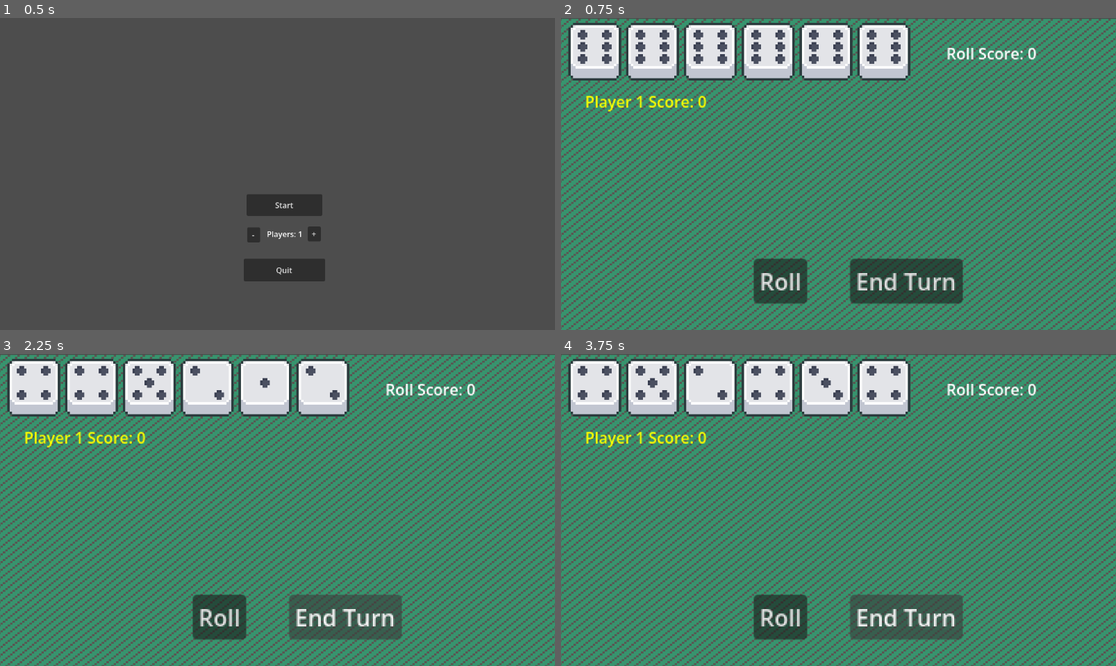
Above: before the commit, frames 1-4 (two rows, left to right).
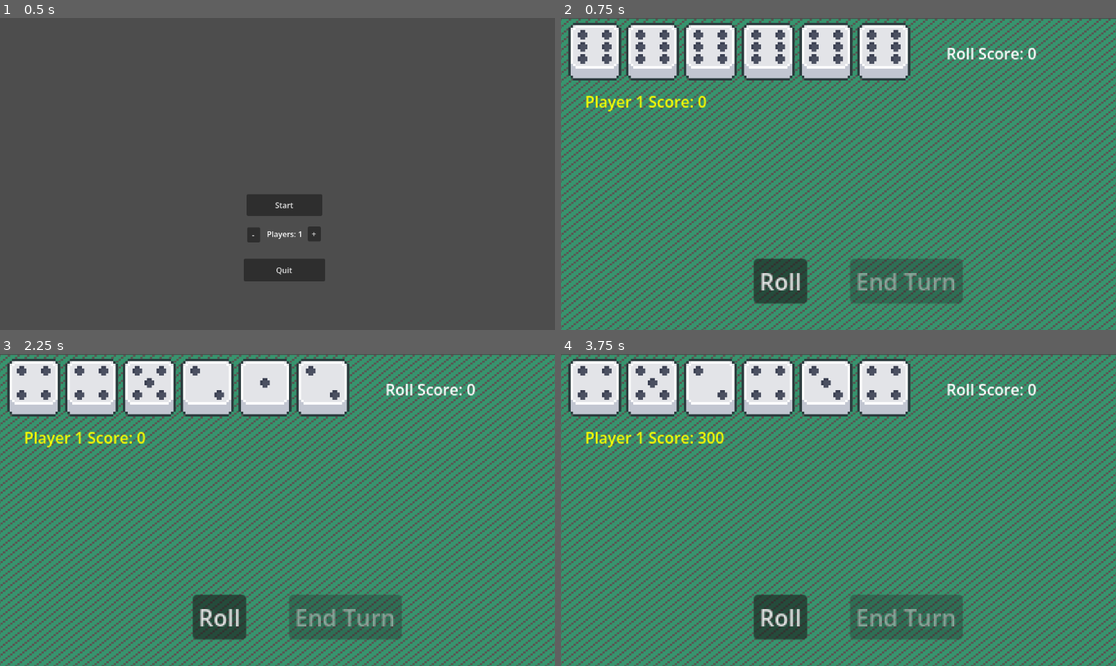
Above: after the commit, the same moments.

Repository: alanmiller41/Chicken-Dice
Game: Godot game, scene res://main_menu.tscn
The game is run twice, just before and just after one commit, with the same random seed, the same clock (stepped at 60 frames per second) and the same inputs.
Inputs:
- Up to frame 1 (0.5 s): no input
- Up to frame 2 (0.75 s): click "Start" at 0.5 s
- Up to frame 3 (2.25 s): click "Roll" at 1.25 s; click "End Turn" at 2 s
- Up to frame 4 (3.75 s): click "Roll" at 2.75 s; click "End Turn" at 3.5 s

Frame 1 is identical in both runs. In frame 2, 2.3% of the frame differs, in the area x 52-73%, y 77-92%; in frame 3, 0.4%; in frame 4, 0.5%.

Commit message:
Fixed bugs, local multiplayer largely working

Diff:
--- a/Player.gd
+++ b/Player.gd
@@ -216,7 +216,8 @@
 
 func _on_roll_button_pressed():
 	# TODO unhold any dice that aren't a part of the score
-	turn_value += determine_roll_value(held_dice)
+	# turn_value += determine_roll_value(held_dice)
+	turn_value += roll_value
 	toggle_roll_button.emit(false)
 	held_dice = []
 
--- a/level.tscn
+++ b/level.tscn
@@ -1,15 +1,15 @@
-[gd_scene load_steps=6 format=3 uid="uid://cxv5mu74wwy83"]
+[gd_scene format=3 uid="uid://cxv5mu74wwy83"]
 
 [ext_resource type="Texture2D" uid="uid://bmhaxa3mc2nvo" path="res://Sprites/dice_background.png" id="1_2fvvi"]
-[ext_resource type="Script" path="res://level.gd" id="1_il1h7"]
+[ext_resource type="Script" uid="uid://xf6mbaduby88" path="res://level.gd" id="1_il1h7"]
 [ext_resource type="PackedScene" uid="uid://bxho6ml6rk0ij" path="res://dice.tscn" id="2_a751q"]
 [ext_resource type="PackedScene" uid="uid://caixqdfj4laq4" path="res://ui.tscn" id="3_dh5fm"]
-[ext_resource type="Script" path="res://PlayerManager.gd" id="5_uqf6y"]
+[ext_resource type="Script" uid="uid://bleag615ls6x5" path="res://PlayerManager.gd" id="5_uqf6y"]
 
-[node name="Level" type="Node2D"]
+[node name="Level" type="Node2D" unique_id=886719251]
 script = ExtResource("1_il1h7")
 
-[node name="Sprite2D" type="Sprite2D" parent="."]
+[node name="Sprite2D" type="Sprite2D" parent="." unique_id=1980724210]
 texture_repeat = 2
 position = Vector2(576, 326)
 scale = Vector2(5, 4)
@@ -17,11 +17,11 @@
 region_enabled = true
 region_rect = Rect2(0, 0, 238, 162)
 
-[node name="Dice" parent="." instance=ExtResource("2_a751q")]
+[node name="Dice" parent="." unique_id=640177540 instance=ExtResource("2_a751q")]
 
-[node name="UI" parent="." instance=ExtResource("3_dh5fm")]
+[node name="UI" parent="." unique_id=1845793517 instance=ExtResource("3_dh5fm")]
 
-[node name="PlayerManager" type="Node" parent="."]
+[node name="PlayerManager" type="Node" parent="." unique_id=802544231]
 script = ExtResource("5_uqf6y")
 
 [connection signal="on_end_turn_button_pressed" from="UI" to="Dice" method="_on_end_turn_button_pressed"]
--- a/ui.gd
+++ b/ui.gd
@@ -44,6 +44,7 @@
 	pass
 
 func _on_roll_button_pressed():
+	end_turn_button.disabled = false
 	on_roll_button_pressed.emit()
 
 func _on_end_turn_button_pressed():
@@ -68,6 +69,7 @@
 
 func on_start_player_turn(player):
 	total_score_labels[player-1].add_theme_color_override("font_color", Color("fcff00"))
+	end_turn_button.disabled = true
 
 func on_end_player_turn(player):
 	total_score_labels[player-1].add_theme_color_override("font_color", Color("ffff"))
--- a/ui.tscn
+++ b/ui.tscn
@@ -1,8 +1,8 @@
-[gd_scene load_steps=2 format=3 uid="uid://caixqdfj4laq4"]
+[gd_scene format=3 uid="uid://caixqdfj4laq4"]
 
-[ext_resource type="Script" path="res://ui.gd" id="1_666nc"]
+[ext_resource type="Script" uid="uid://4dqo2q4x4pj5" path="res://ui.gd" id="1_666nc"]
 
-[node name="UI" type="Control"]
+[node name="UI" type="Control" unique_id=1839394527]
 layout_mode = 3
 anchors_preset = 15
 anchor_right = 1.0
@@ -11,30 +11,30 @@
 grow_vertical = 2
 script = ExtResource("1_666nc")
 
-[node name="RollButton" type="Button" parent="."]
+[node name="RollButton" type="Button" parent="." unique_id=890783950]
 layout_mode = 0
 offset_right = 8.0
 offset_bottom = 8.0
 text = "Roll"
 
-[node name="EndTurnButton" type="Button" parent="."]
+[node name="EndTurnButton" type="Button" parent="." unique_id=756733410]
 layout_mode = 0
 offset_right = 8.0
 offset_bottom = 8.0
 text = "End Turn"
 
-[node name="TurnScore" type="Label" parent="."]
+[node name="TurnScore" type="Label" parent="." unique_id=802121565]
 layout_mode = 0
 offset_right = 40.0
 offset_bottom = 23.0
 text = "Roll Score:"
 
-[node name="MessageBox" type="Label" parent="."]
+[node name="MessageBox" type="Label" parent="." unique_id=1415791054]
 layout_mode = 0
 offset_right = 40.0
 offset_bottom = 23.0
 
-[node name="MessageTimer" type="Timer" parent="MessageBox"]
+[node name="MessageTimer" type="Timer" parent="MessageBox" unique_id=1983294845]
 one_shot = true
 
 [connection signal="timeout" from="MessageBox/MessageTimer" to="." method="_on_message_timer_timeout"]
Not shown, added: PlayerManager.gd.uid
